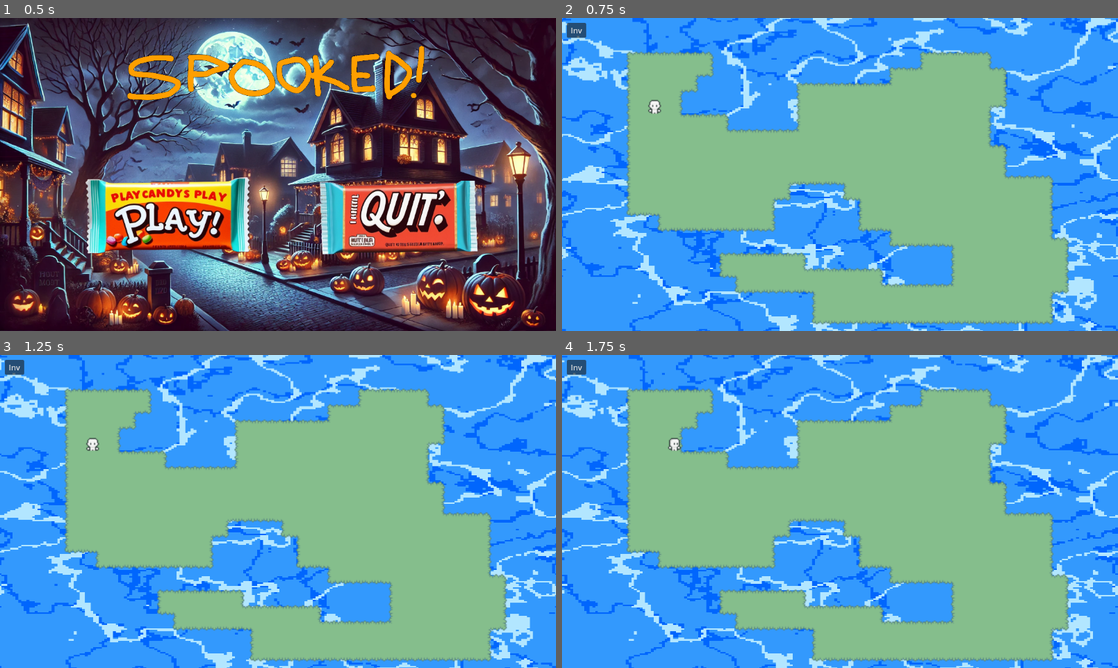
Above: before the commit, frames 1-4 (two rows, left to right).
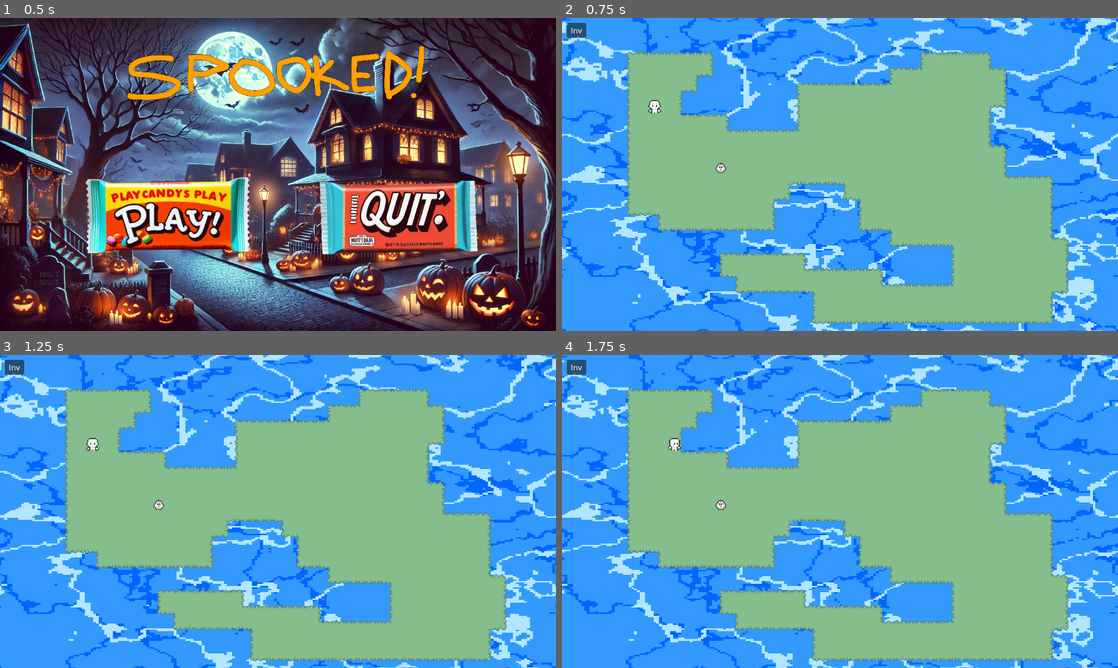
Above: after the commit, the same moments.

Repository: coryo12345/simple-godot-intro
Game: Godot game, scene res://scenes/MainMenu/main_menu.tscn
Same seed, same stepped clock (60 frames per second), same inputs: the game is played once before the commit and once after it.
Inputs (mouse positions are in pixels of both pictures, inside the frame that each line leads up to):
- Up to frame 1 (0.5 s): no input
- Up to frame 2 (0.75 s): click (728, 215) at 0.5 s
- Up to frame 3 (1.25 s): no input
- Up to frame 4 (1.75 s): move the mouse to (962, 495) at 1.27 s; hold D (move_right) from 1.28 s (still down); tap Space (interact, bound only after the commit) at 1.35 s; click (962, 495) at 1.42 s

Frame 1 is identical in both runs. In frame 2, 0.7% of the frame differs, in the area x 11-92%, y 10-98%; in frame 3, 0.7%; in frame 4, 0.7%.

Commit message:
main text display and basic interaction

Diff:
--- a/assets/scripts/Signals.gd
+++ b/assets/scripts/Signals.gd
@@ -1,4 +1,10 @@
 extends Node
 class_name Signals
 
+# this seems bad? but it simplifies a lot of the game -> UI logic... maybe there is a better way?
+
+@warning_ignore("unused_signal")
 signal open_inventory(inv: Inventory)
+
+@warning_ignore("unused_signal")
+signal set_main_text_conversation(conversation: Conversation)
--- a/project.godot
+++ b/project.godot
@@ -54,3 +54,9 @@
 "events": [Object(InputEventKey,"resource_local_to_scene":false,"resource_name":"","device":-1,"window_id":0,"alt_press …(192 unchanged characters)…
 ]
 }
+interact={
+"deadzone": 0.5,
+"events": [Object(InputEventKey,"resource_local_to_scene":false,"resource_name":"","device":-1,"window_id":0,"alt_pressed":false,"shift_pressed":false,"ctrl_pressed":false,"meta_pressed":false,"pressed":false,"keycode":0,"physical_keycode":32,"key_label":0,"unicode":32,"location":0,"echo":false,"script":null)
+, Object(InputEventKey,"resource_local_to_scene":false,"resource_name":"","device":-1,"window_id":0,"alt_pressed":false,"shift_pressed":false,"ctrl_pressed":false,"meta_pressed":false,"pressed":false,"keycode":0,"physical_keycode":69,"key_label":0,"unicode":101,"location":0,"echo":false,"script":null)
+]
+}
--- a/scenes/Character/character.tscn
+++ b/scenes/Character/character.tscn
@@ -1,19 +1,23 @@
-[gd_scene load_steps=7 format=3 uid="uid://eu14fo2xgx8g"]
+[gd_scene load_steps=9 format=3 uid="uid://eu14fo2xgx8g"]
 
 [ext_resource type="Script" path="res://scenes/Character/character.gd" id="1_37ct5"]
 [ext_resource type="SpriteFrames" uid="uid://bxrfao8fddaa5" path="res://assets/character-animations.tres" id="2_db18r"]
 [ext_resource type="Script" path="res://scenes/Character/animation.gd" id="3_bcvu1"]
 [ext_resource type="Script" path="res://scenes/Character/state_machine.gd" id="4_o7q3v"]
 [ext_resource type="PackedScene" uid="uid://d0u3gj7r4hj6a" path="res://scenes/Inventory/Inventory.tscn" id="5_cser5"]
+[ext_resource type="Script" path="res://scenes/Character/interact_detector.gd" id="6_25upo"]
 
 [sub_resource type="CapsuleShape2D" id="CapsuleShape2D_2fg37"]
 radius = 4.0
 height = 10.0
 
+[sub_resource type="RectangleShape2D" id="RectangleShape2D_0dleo"]
+
 [node name="Character" type="CharacterBody2D"]
 script = ExtResource("1_37ct5")
 
 [node name="AnimatedSprite2D" type="AnimatedSprite2D" parent="."]
+texture_filter = 1
 position = Vector2(-0.5, 0)
 sprite_frames = ExtResource("2_db18r")
 animation = &"idle_down"
@@ -28,3 +32,13 @@
 script = ExtResource("4_o7q3v")
 
 [node name="Inventory" parent="." instance=ExtResource("5_cser5")]
+
+[node name="InteractDetector" type="Area2D" parent="."]
+script = ExtResource("6_25upo")
+
+[node name="CollisionShape2D" type="CollisionShape2D" parent="InteractDetector"]
+position = Vector2(0, 16)
+shape = SubResource("RectangleShape2D_0dleo")
+
+[connection signal="area_entered" from="InteractDetector" to="InteractDetector" method="_on_area_entered"]
+[connection signal="area_exited" from="InteractDetector" to="InteractDetector" method="_on_area_exited"]
--- /dev/null
+++ b/scenes/Character/interact_detector.gd
@@ -0,0 +1,43 @@
+extends Area2D
+
+@onready var state = $"../StateMachine"
+
+var targets: Array[Area2D] = []
+
+func _physics_process(_delta):
+	self.rotate_interact_selector()
+
+
+func _process(_delta):
+	if Input.is_action_just_pressed("interact"):
+		self.attempt_interact()
+
+
+func rotate_interact_selector():
+	match state.direction:
+		Utils.Direction.DOWN:
+			self.rotation_degrees = 0
+		Utils.Direction.LEFT:
+			self.rotation_degrees = 90
+		Utils.Direction.UP:
+			self.rotation_degrees = 180
+		Utils.Direction.RIGHT:
+			self.rotation_degrees = 270
+
+
+func _on_area_entered(body:Area2D):
+	self.targets.append(body)
+
+
+func _on_area_exited(body:Area2D):
+	self.targets.erase(body)
+
+
+func attempt_interact():
+	if len(self.targets) == 0:
+		return
+	# this could be probably be improved by looking at which direction the character is facing
+	# for now just try the first
+	var target = self.targets[0]
+	if target.has_method("on_character_interact"):
+		target.call("on_character_interact")
--- a/scenes/Inventory/Inventory.gd
+++ b/scenes/Inventory/Inventory.gd
@@ -20,9 +20,8 @@
     self.items.append(item)
 
 
-func remove_item(_item: InventoryItem):
-    # TODO
-    pass
+func remove_item(item: InventoryItem):
+    self.items.erase(item)
 
 
 func toggle_inventory_ui():
--- /dev/null
+++ b/scenes/MainGame.tscn
@@ -0,0 +1,21 @@
+[gd_scene load_steps=5 format=3 uid="uid://cv5pi8fhbqr0k"]
+
+[ext_resource type="PackedScene" uid="uid://btj1n5vsr4l2s" path="res://scenes/world.tscn" id="1_3i355"]
+[ext_resource type="PackedScene" uid="uid://d22e6xem1irs8" path="res://scenes/UI/GlobalTools/global_tools.tscn" id="4_fswhk"]
+[ext_resource type="PackedScene" uid="uid://dh8i1iwc01ng8" path="res://scenes/UI/Inventory/InventoryUI.tscn" id="5_1odih"]
+[ext_resource type="PackedScene" uid="uid://6t22ws330rqj" path="res://scenes/UI/MainText/main_text_ui.tscn" id="6_tqb45"]
+
+[node name="Root" type="Node2D"]
+
+[node name="Camera2D" type="Camera2D" parent="."]
+anchor_mode = 0
+
+[node name="World" parent="." instance=ExtResource("1_3i355")]
+
+[node name="UI" type="CanvasLayer" parent="."]
+
+[node name="GlobalTools" parent="UI" instance=ExtResource("4_fswhk")]
+
+[node name="InventoryUI" parent="UI" instance=ExtResource("5_1odih")]
+
+[node name="MainTextUI" parent="UI" instance=ExtResource("6_tqb45")]
--- a/scenes/MainMenu/main_menu.tscn
+++ b/scenes/MainMenu/main_menu.tscn
@@ -1,7 +1,7 @@
 [gd_scene load_steps=8 format=3 uid="uid://dj2bajyve8n4n"]
 
-[ext_resource type="Script" path="res://assets/scripts/main_menu.gd" id="1_cjuv0"]
-[ext_resource type="PackedScene" uid="uid://cv5pi8fhbqr0k" path="res://scenes/World.tscn" id="2_2g105"]
+[ext_resource type="Script" path="res://scenes/MainMenu/main_menu.gd" id="1_cjuv0"]
+[ext_resource type="PackedScene" uid="uid://cv5pi8fhbqr0k" path="res://scenes/MainGame.tscn" id="2_2g105"]
 [ext_resource type="Texture2D" uid="uid://l0mpd6fby5dn" path="res://assets/img/town.png" id="3_sobe8"]
 [ext_resource type="Texture2D" uid="uid://c0ou6uxlswpap" path="res://assets/img/spooked.png" id="4_pd34k"]
 [ext_resource type="Texture2D" uid="uid://b76pum4l3or77" path="res://assets/img/quit_button.png" id="5_lce4i"]
--- /dev/null
+++ b/scenes/NPCs/Chicken/chicken.gd
@@ -0,0 +1,5 @@
+extends Area2D
+
+func on_character_interact():
+	var conv = Conversation.new([ConversationElement.new("Chicken", "Cluck cluck!")])
+	GlobalSignals.set_main_text_conversation.emit(conv)
--- /dev/null
+++ b/scenes/NPCs/Chicken/chicken.tscn
@@ -0,0 +1,56 @@
+[gd_scene load_steps=9 format=3 uid="uid://cxh6272ykidw0"]
+
+[ext_resource type="Script" path="res://scenes/NPCs/Chicken/chicken.gd" id="1_4lmi7"]
+[ext_resource type="Texture2D" uid="uid://dl1dm8mk7sdd" path="res://assets/raw/Animals/Chicken/Chicken down.png" id="1_q8kyb"]
+
+[sub_resource type="CircleShape2D" id="CircleShape2D_t2auc"]
+radius = 6.5192
+
+[sub_resource type="AtlasTexture" id="AtlasTexture_s03tn"]
+atlas = ExtResource("1_q8kyb")
+region = Rect2(0, 0, 16, 16)
+
+[sub_resource type="AtlasTexture" id="AtlasTexture_hr5x1"]
+atlas = ExtResource("1_q8kyb")
+region = Rect2(16, 0, 16, 16)
+
+[sub_resource type="AtlasTexture" id="AtlasTexture_nhyk4"]
+atlas = ExtResource("1_q8kyb")
+region = Rect2(32, 0, 16, 16)
+
+[sub_resource type="AtlasTexture" id="AtlasTexture_wcofm"]
+atlas = ExtResource("1_q8kyb")
+region = Rect2(48, 0, 16, 16)
+
+[sub_resource type="SpriteFrames" id="SpriteFrames_gec1x"]
+animations = [{
+"frames": [{
+"duration": 1.0,
+"texture": SubResource("AtlasTexture_s03tn")
+}, {
+"duration": 1.0,
+"texture": SubResource("AtlasTexture_hr5x1")
+}, {
+"duration": 1.0,
+"texture": SubResource("AtlasTexture_nhyk4")
+}, {
+"duration": 1.0,
+"texture": SubResource("AtlasTexture_wcofm")
+}],
+"loop": true,
+"name": &"default",
+"speed": 5.0
+}]
+
+[node name="Chicken" type="Area2D"]
+position = Vector2(62.5, 18.5)
+script = ExtResource("1_4lmi7")
+
+[node name="CollisionShape2D" type="CollisionShape2D" parent="."]
+shape = SubResource("CircleShape2D_t2auc")
+
+[node name="AnimatedSprite2D" type="AnimatedSprite2D" parent="."]
+texture_filter = 1
+position = Vector2(0.5, -2.5)
+sprite_frames = SubResource("SpriteFrames_gec1x")
+frame_progress = 0.335574
--- /dev/null
+++ b/scenes/UI/MainText/conversation.gd
@@ -0,0 +1,21 @@
+class_name Conversation
+extends Resource
+
+var panels: Array[ConversationElement]
+var current_panel_idx: int = 0
+
+func _init(_panels: Array[ConversationElement] = []):
+    self.panels = _panels
+    self.current_panel_idx = 0
+
+
+func get_current_panel() -> ConversationElement:
+    return self.panels[self.current_panel_idx]
+
+
+# attempt to set the current panel to the next panel
+func set_next_panel() -> bool:
+    if self.current_panel_idx + 1 >= len(self.panels):
+        return false
+    self.current_panel_idx += 1
+    return true
--- /dev/null
+++ b/scenes/UI/MainText/conversation_element.gd
@@ -0,0 +1,8 @@
+class_name ConversationElement
+
+var title: String
+var message: String
+
+func _init(_title = "", _message = ""):
+    self.title = _title
+    self.message = _message
--- /dev/null
+++ b/scenes/UI/MainText/main_text_ui.gd
@@ -0,0 +1,32 @@
+extends Control
+
+@onready var text: RichTextLabel = $"PanelContainer/TextLabel"
+
+var current_conversation: Conversation
+
+func _ready():
+	self.visible = false
+	GlobalSignals.set_main_text_conversation.connect(set_conversation)
+
+
+func set_conversation(conversation: Conversation):
+	self.current_conversation = conversation
+	self.visible = true
+	self.set_current_text()
+
+
+func set_current_text():
+	var p := current_conversation.get_current_panel()
+	text.text = "[font_size=19][b]%s[/b][/font_size]\n%s" % [p.title, p.message]
+
+
+func _input(event):
+	if not current_conversation:
+		return
+	if event is InputEventMouseButton and event.is_pressed() and event.button_index == MOUSE_BUTTON_LEFT:
+		if self.get_global_rect().has_point(event.position):
+			if current_conversation.set_next_panel():
+				self.set_current_text()
+			else:
+				self.visible = false
+				self.current_conversation = null
--- /dev/null
+++ b/scenes/UI/MainText/main_text_ui.tscn
@@ -0,0 +1,57 @@
+[gd_scene load_steps=4 format=3 uid="uid://6t22ws330rqj"]
+
+[ext_resource type="Script" path="res://scenes/UI/MainText/main_text_ui.gd" id="1_epxur"]
+
+[sub_resource type="StyleBoxEmpty" id="StyleBoxEmpty_r86d8"]
+content_margin_left = 50.0
+content_margin_right = 50.0
+content_margin_bottom = 25.0
+
+[sub_resource type="StyleBoxEmpty" id="StyleBoxEmpty_u8phw"]
+content_margin_left = 16.0
+content_margin_top = 16.0
+content_margin_right = 16.0
+content_margin_bottom = 16.0
+
+[node name="MainTextUI" type="Control"]
+layout_mode = 3
+anchors_preset = 12
+anchor_top = 1.0
+anchor_right = 1.0
+anchor_bottom = 1.0
+grow_horizontal = 2
+grow_vertical = 0
+size_flags_horizontal = 6
+size_flags_vertical = 4
+
+[node name="PanelContainer" type="PanelContainer" parent="."]
+layout_mode = 1
+anchors_preset = 12
+anchor_top = 1.0
+anchor_right = 1.0
+anchor_bottom = 1.0
+grow_horizontal = 2
+grow_vertical = 0
+theme_override_styles/panel = SubResource("StyleBoxEmpty_r86d8")
+
+[node name="ConversationWindow" type="ColorRect" parent="PanelContainer"]
+custom_minimum_size = Vector2(0, 100)
+layout_mode = 2
+color = Color(1, 0.984314, 0.905882, 1)
+script = ExtResource("1_epxur")
+
+[node name="PanelContainer" type="PanelContainer" parent="PanelContainer/ConversationWindow"]
+layout_mode = 1
+anchors_preset = 15
+anchor_right = 1.0
+anchor_bottom = 1.0
+grow_horizontal = 2
+grow_vertical = 2
+theme_override_styles/panel = SubResource("StyleBoxEmpty_u8phw")
+
+[node name="TextLabel" type="RichTextLabel" parent="PanelContainer/ConversationWindow/PanelContainer"]
+layout_mode = 2
+theme_override_colors/default_color = Color(0, 0, 0, 1)
+theme_override_colors/font_selected_color = Color(0, 0, 0, 1)
+bbcode_enabled = true
+fit_content = true
--- a/scenes/World.tscn
+++ b/scenes/World.tscn
@@ -1,10 +1,9 @@
-[gd_scene load_steps=11 format=4 uid="uid://cv5pi8fhbqr0k"]
+[gd_scene load_steps=10 format=4 uid="uid://btj1n5vsr4l2s"]
 
-[ext_resource type="Shader" path="res://assets/shaders/water.gdshader" id="1_1wns3"]
-[ext_resource type="TileSet" uid="uid://btf4gbn7y3385" path="res://assets/tileset.tres" id="2_57y17"]
-[ext_resource type="PackedScene" uid="uid://eu14fo2xgx8g" path="res://scenes/Character/character.tscn" id="3_548q7"]
-[ext_resource type="PackedScene" uid="uid://d22e6xem1irs8" path="res://scenes/UI/GlobalTools/global_tools.tscn" id="4_fswhk"]
-[ext_resource type="PackedScene" uid="uid://dh8i1iwc01ng8" path="res://scenes/UI/Inventory/InventoryUI.tscn" id="5_1odih"]
+[ext_resource type="Shader" path="res://assets/shaders/water.gdshader" id="1_qjyah"]
+[ext_resource type="TileSet" uid="uid://btf4gbn7y3385" path="res://assets/tileset.tres" id="2_8vvr1"]
+[ext_resource type="PackedScene" uid="uid://eu14fo2xgx8g" path="res://scenes/Character/character.tscn" id="3_3lw2g"]
+[ext_resource type="PackedScene" uid="uid://cxh6272ykidw0" path="res://scenes/NPCs/Chicken/chicken.tscn" id="4_5nklt"]
 
 [sub_resource type="FastNoiseLite" id="FastNoiseLite_6vwlv"]
 frequency = 0.0056
@@ -23,33 +22,25 @@
 noise = SubResource("FastNoiseLite_hymxw")
 
 [sub_resource type="ShaderMaterial" id="ShaderMaterial_aeaj7"]
-shader = ExtResource("1_1wns3")
+shader = ExtResource("1_qjyah")
 shader_parameter/NOISE = SubResource("NoiseTexture2D_1of3m")
 shader_parameter/NOISE_2 = SubResource("NoiseTexture2D_vwqi6")
 
-[node name="Root" type="Node2D"]
-
-[node name="World" type="Node2D" parent="."]
+[node name="World" type="Node2D"]
+texture_filter = 1
 scale = Vector2(2, 2)
 
-[node name="Water" type="ColorRect" parent="World"]
+[node name="Water" type="ColorRect" parent="."]
 material = SubResource("ShaderMaterial_aeaj7")
 offset_right = 576.0
 offset_bottom = 326.0
 
-[node name="IslandGround" type="TileMapLayer" parent="World"]
+[node name="IslandGround" type="TileMapLayer" parent="."]
 tile_map_data = PackedByteArray("AAAEAAMAAAAAAAEAAAAFAAQAAAABAAEAAAAFAAMAAAABAAEAAAAHAAQAAAAFAAEAAAAHAAUAAAACAAEAAAAGAA …(5552 unchanged characters)…
-tile_set = ExtResource("2_57y17")
+tile_set = ExtResource("2_8vvr1")
 
-[node name="Character" parent="World" instance=ExtResource("3_548q7")]
+[node name="Character" parent="." instance=ExtResource("3_3lw2g")]
 position = Vector2(96, 92)
 
-[node name="UI" type="CanvasLayer" parent="."]
-
-[node name="GlobalTools" parent="UI" node_paths=PackedStringArray("player_character") instance=ExtResource("4_fswhk")]
-player_character = NodePath("../../World/Character")
-
-[node name="InventoryUI" parent="UI" instance=ExtResource("5_1odih")]
-
-[node name="Camera2D" type="Camera2D" parent="."]
-anchor_mode = 0
+[node name="Chicken" parent="." instance=ExtResource("4_5nklt")]
+position = Vector2(164.5, 155)
Renamed: assets/scripts/main_menu.gd -> scenes/MainMenu/main_menu.gd
